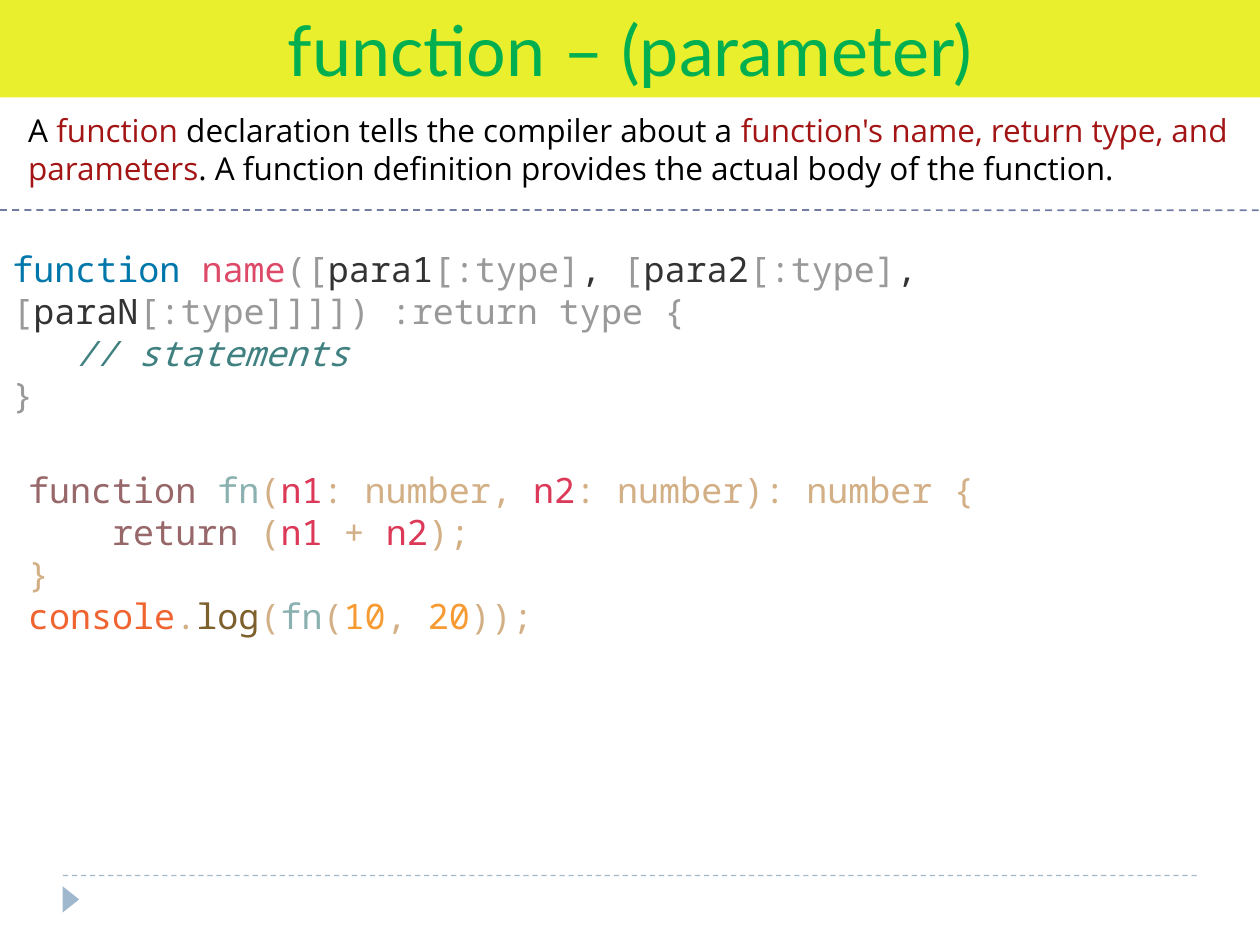
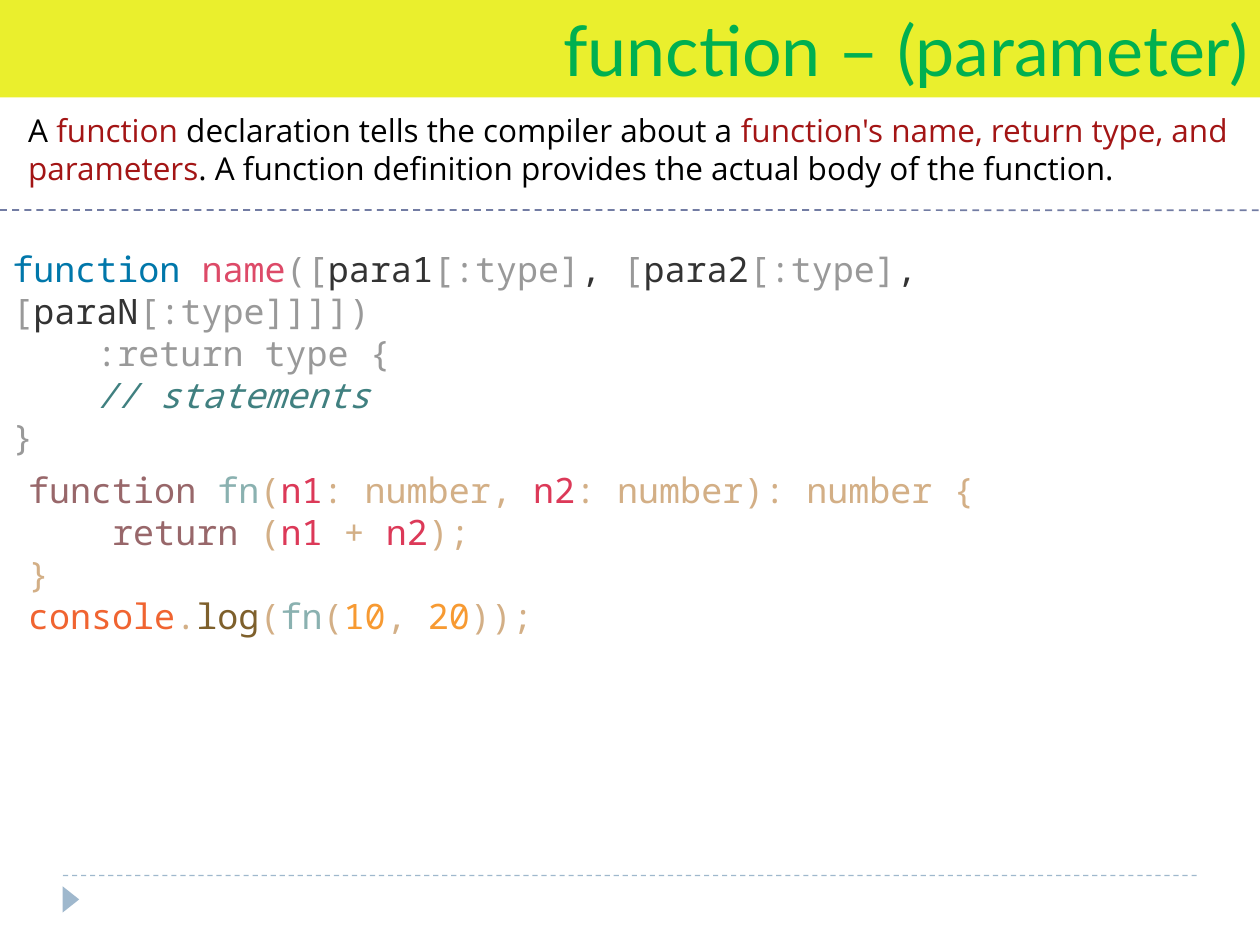
Before and after one commit to Saleel-Bagde/PPT-s, a slide deck: slide 26 of TypeScript.pptx (slide 21 before the commit). Drawn at 1260x945 pixels with LibreOffice and Linux fonts; fonts in the diff are those of the drawing. Boxes give left, top, right and bottom in pixels: in the first picture for what was removed or moved away, otherwise in the second. Text is boxed around its words. In the diff, an @@ line names an element or a change of style, - is before the commit and + after.

```diff
--- a/TypeScript.pptx
+++ b/TypeScript.pptx
@@ rectangle "function – (parameter)" at box(0, 0, 1260, 97): alignment centre to right @@
@@ text at box(12, 255, 918, 375): text changed @@
-function name([para1[:type], [para2[:type], [paraN[:type]]]]) :return type {
+function name([para1[:type], [para2[:type], [paraN[:type]]]])
+:return type {
```
Also in this commit, not shown: 25 other slides changed, 16 slides added, 1 slide removed, 3 other files.
